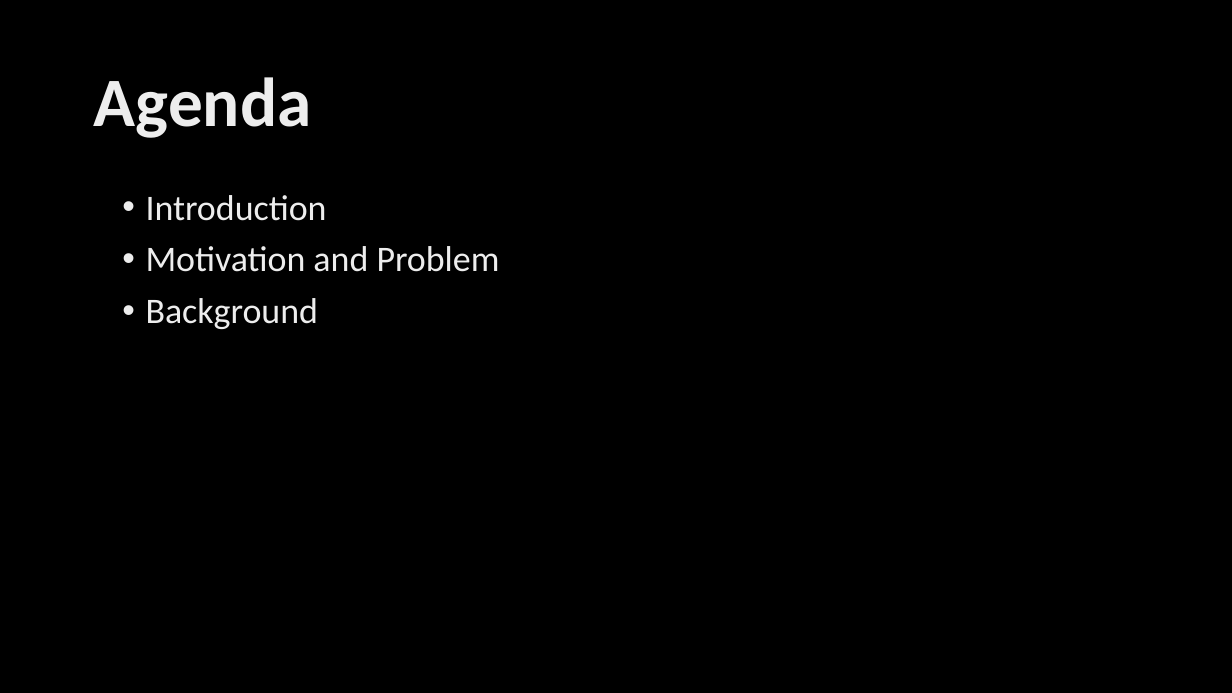
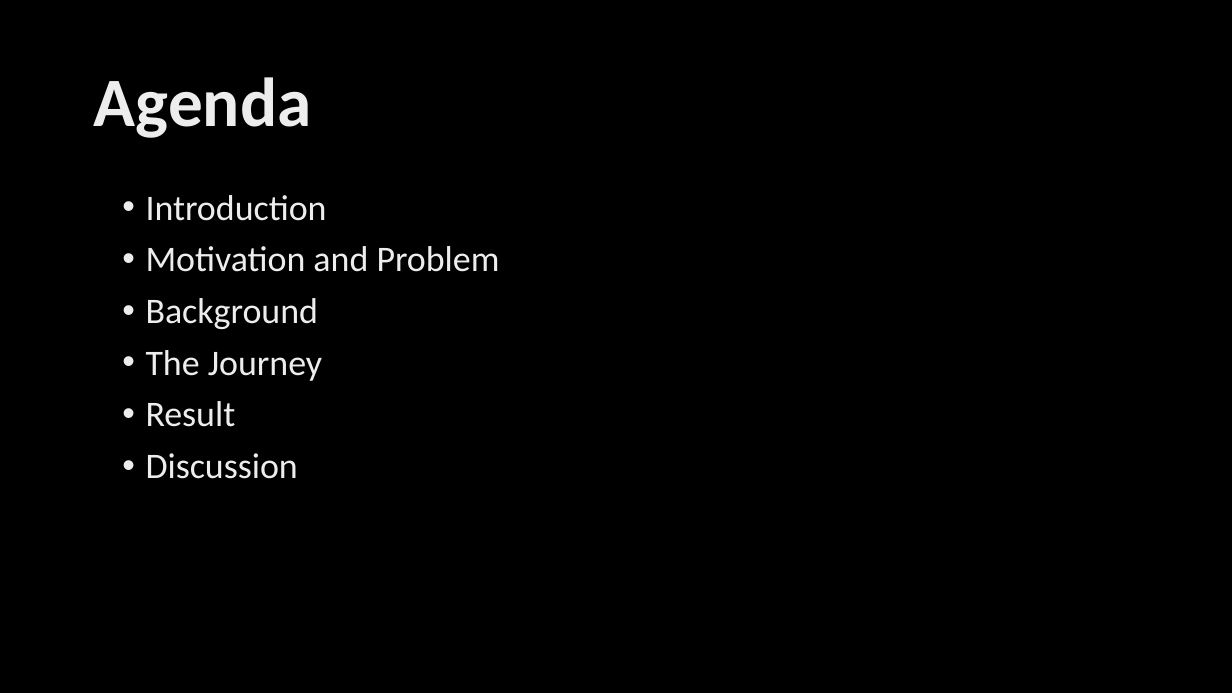
Before and after one commit to parfaire/DaDeDupNew, a slide deck: slide 2 of dd/DaDeDup.pptx. Drawn at 1232x693 pixels with LibreOffice and Linux fonts; fonts in the diff are those of the drawing; background and template pictures are left out. Boxes give left, top, right and bottom in pixels: in the first picture for what was removed or moved away, otherwise in the second. Text is boxed around its words. In the diff, an @@ line names an element or a change of style, - is before the commit and + after.

```diff
--- a/dd/DaDeDup.pptx
+++ b/dd/DaDeDup.pptx
@@ text at (146,350,322,479): paragraphs added @@
+• The Journey
+• Result
+• Discussion
```
Also in this commit, not shown: 1 other slide changed, 4 slides added, 1 slide removed, 13 other files.
